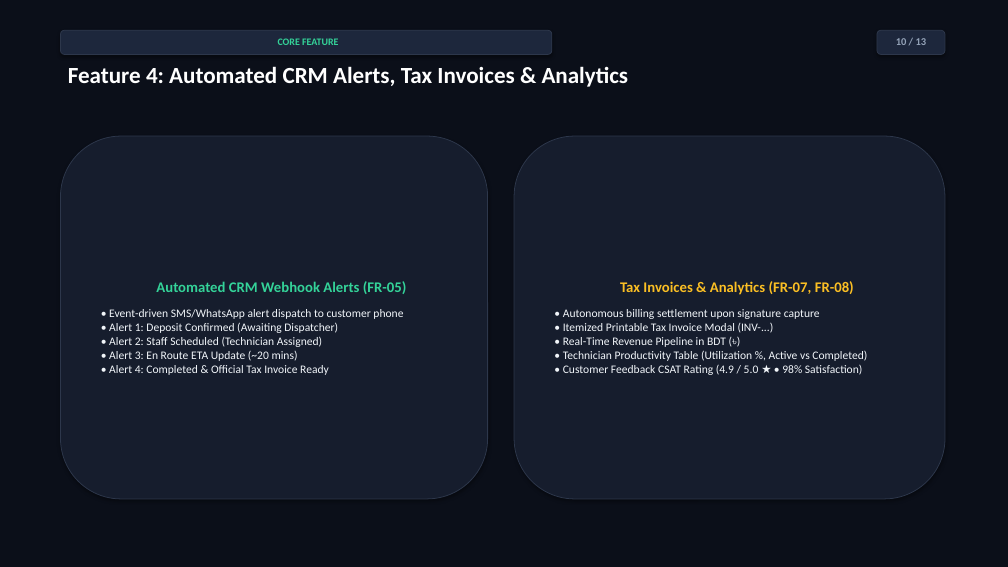
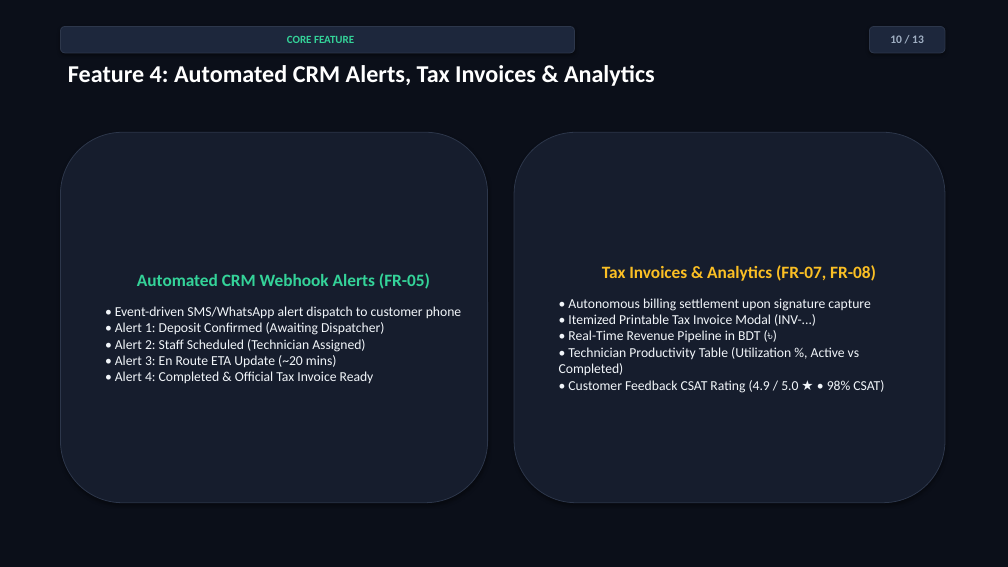
Before and after one commit to WarRinOP/operations-scheduling-platform, a slide deck: slide 10 of docs/presentation_slides.pptx. Drawn at 1008x567 pixels with LibreOffice and Linux fonts; fonts in the diff are those of the drawing. Boxes give left, top, right and bottom in pixels: in the first picture for what was removed or moved away, otherwise in the second. Text is boxed around its words. In the diff, an @@ line names an element or a change of style, - is before the commit and + after.

```diff
--- a/docs/presentation_slides.pptx
+++ b/docs/presentation_slides.pptx
@@ rounded rectangle "CORE FEATURE": place and size @@
-rounded rectangle "CORE FEATURE" at bbox=[60, 30, 552, 54]
+rounded rectangle "CORE FEATURE" at bbox=[60, 26, 575, 53]
@@ rounded rectangle "CORE FEATURE" at bbox=[60, 26, 575, 53]: size 9.5 to 10.5 pt @@
@@ rounded rectangle "10 / 13": place and size @@
-rounded rectangle "10 / 13" at bbox=[877, 30, 945, 54]
+rounded rectangle "10 / 13" at bbox=[870, 26, 945, 53]
@@ rounded rectangle "10 / 13" at bbox=[870, 26, 945, 53]: size 10 to 11 pt, text colour #94A3B8 to #A0AFC3 @@
@@ text "Feature 4: Automated CRM Alerts, ..." at bbox=[68, 65, 655, 86]: size 22 to 23 pt @@
@@ rounded rectangle "Automated CRM Webhook Alerts (FR-05)": place and size @@
-rounded rectangle "Automated CRM Webhook Alerts (FR-05)" at bbox=[60, 136, 488, 499]
+rounded rectangle "Automated CRM Webhook Alerts (FR-05)" at bbox=[60, 132, 488, 503]
@@ rounded rectangle "Automated CRM Webhook Alerts (FR-05)" at bbox=[60, 132, 488, 503]: size 14 to 16.5 pt in "Automated CRM Webhook Alerts (FR-05)"; size 11 to 13 pt in "• Event-driven SMS/WhatsApp alert dispatch to customer ..."; more space between paragraphs @@
@@ rounded rectangle "Tax Invoices & Analytics (FR-07, ...": place and size @@
-rounded rectangle "Tax Invoices & Analytics (FR-07, ..." at bbox=[514, 136, 945, 499]
+rounded rectangle "Tax Invoices & Analytics (FR-07, ..." at bbox=[514, 132, 945, 503]
@@ text in rounded rectangle at bbox=[602, 265, 876, 281]: size 14 to 16.5 pt in "Tax Invoices & Analytics (FR-07, FR-08)" @@
@@ text in rounded rectangle at bbox=[559, 298, 884, 393]: text changed; size 11 to 13 pt @@
-• Autonomous billing settlement upon signature capture
-• Itemized Printable Tax Invoice Modal (INV-...)
-• Real-Time Revenue Pipeline in BDT (৳)
-• Technician Productivity Table (Utilization %, Active vs Completed)
-• Customer Feedback CSAT Rating (4.9 / 5.0 ★ • 98% Satisfaction)
+• Autonomous billing settlement upon signature capture
+• Itemized Printable Tax Invoice Modal (INV-...)
+• Real-Time Revenue Pipeline in BDT (৳)
+• Technician Productivity Table (Utilization %, Active vs Completed)
+• Customer Feedback CSAT Rating (4.9 / 5.0 ★ • 98% CSAT)
```
Also in this commit, not shown: 12 other slides changed, 1 other file.
